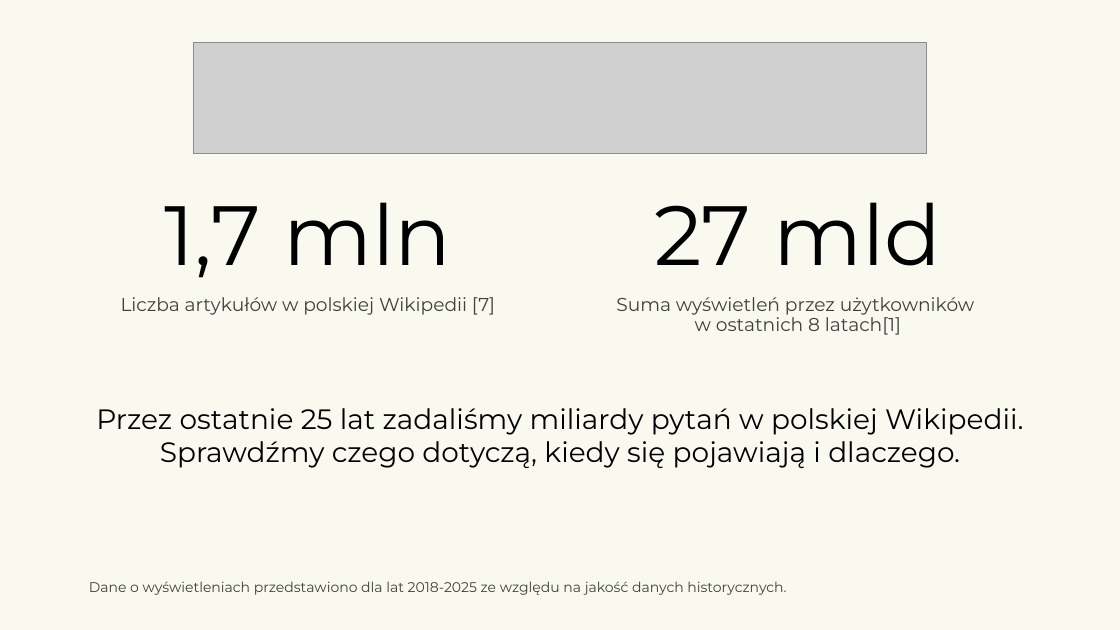
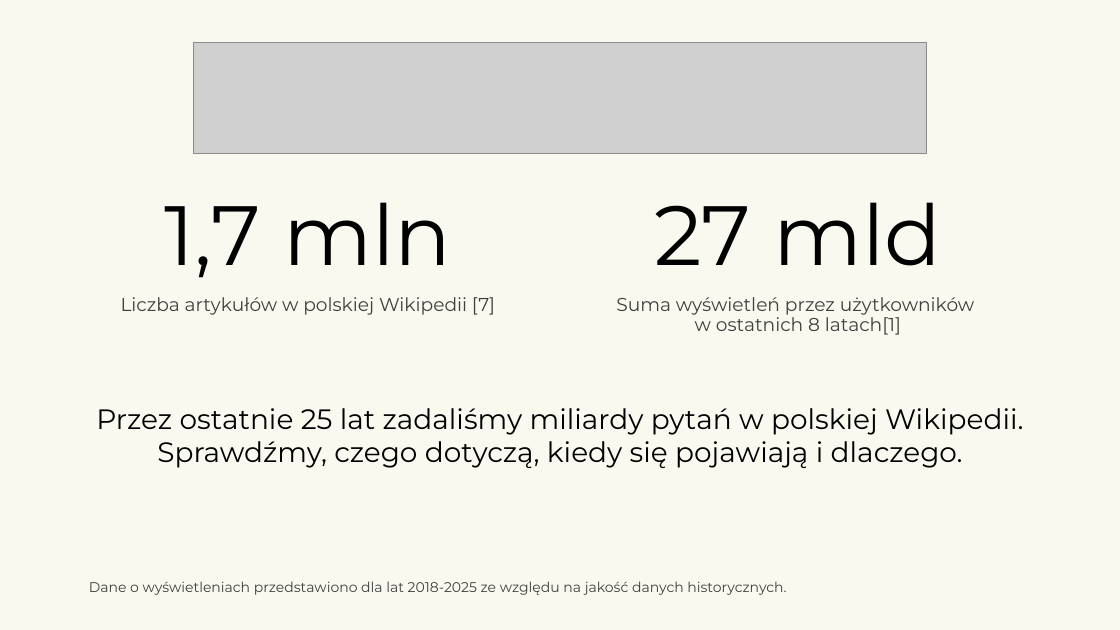
Before and after one commit to kotlarekm/BI_NGO_Wikipedia, a slide deck: slide 1 of storytelling/Storytelling.pptx. Drawn at 1120x630 pixels with LibreOffice and Linux fonts; fonts in the diff are those of the drawing; grey boxes stand for pictures; background and template pictures are left out. Boxes give left, top, right and bottom in pixels: in the first picture for what was removed or moved away, otherwise in the second. Text is boxed around its words. In the diff, an @@ line names an element or a change of style, - is before the commit and + after.

```diff
--- a/storytelling/Storytelling.pptx
+++ b/storytelling/Storytelling.pptx
@@ text at box(96, 408, 1023, 468): text changed @@
-Przez ostatnie 25 lat zadaliśmy miliardy pytań w polskiej Wikipedii. Sprawdźmy czego dotyczą, kiedy się pojawiają i dlaczego.
+Przez ostatnie 25 lat zadaliśmy miliardy pytań w polskiej Wikipedii. Sprawdźmy, czego dotyczą, kiedy się pojawiają i dlaczego.
```
Also in this commit, not shown: 10 other slides changed, 1 slide removed, 1 other file.
